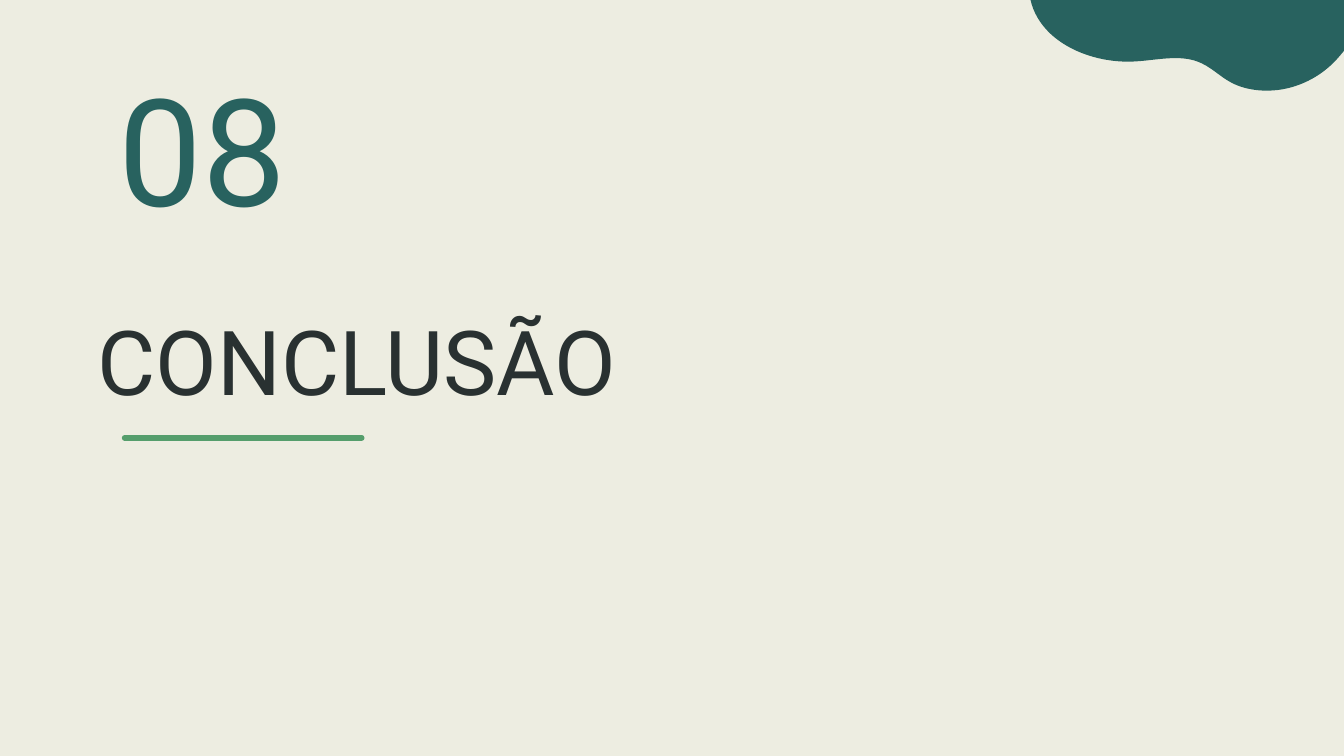
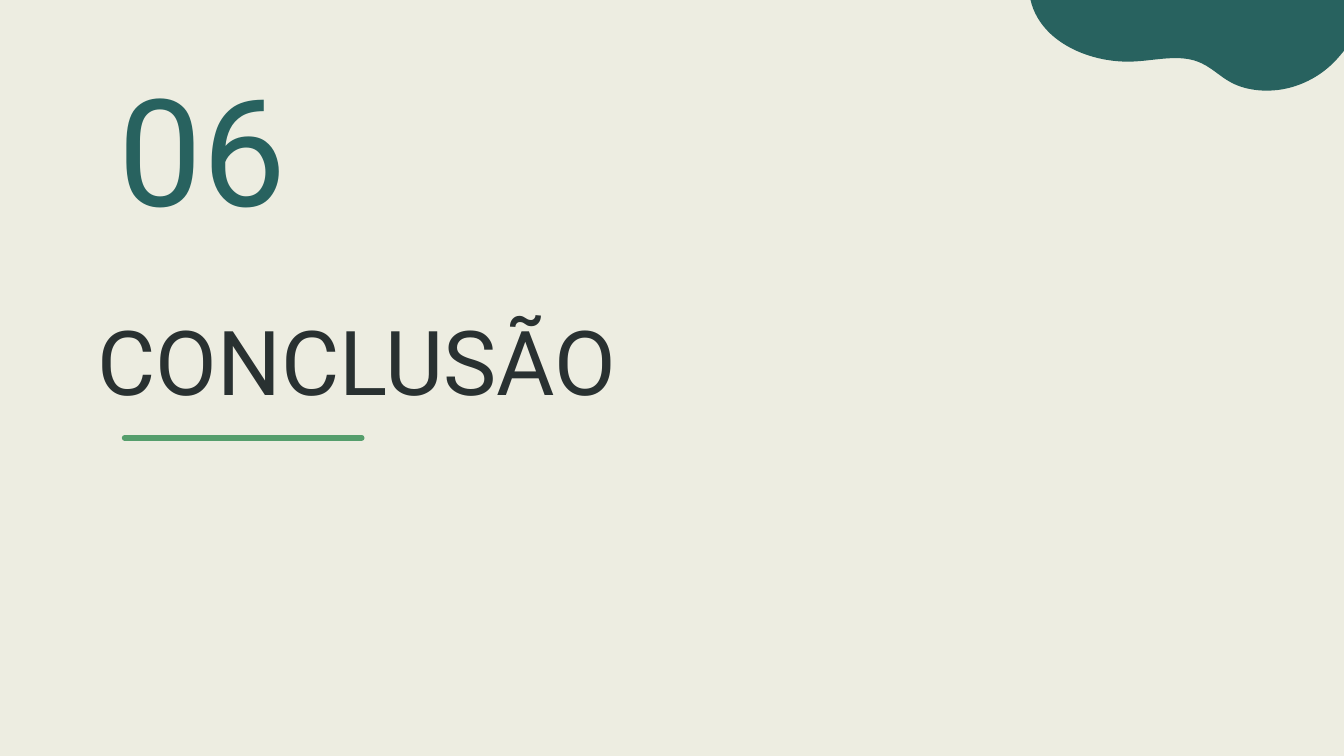
Before and after one commit to MaikonDsGomes/Sprint-2, a slide deck: slide 13 of documentacao/Apresentacao_smartBin.pptx (slide 15 before the commit). Drawn at 1344x756 pixels with LibreOffice and Linux fonts; fonts in the diff are those of the drawing. Boxes give left, top, right and bottom in pixels: in the first picture for what was removed or moved away, otherwise in the second. Text is boxed around its words. In the diff, an @@ line names an element or a change of style, - is before the commit and + after.

```diff
--- a/documentacao/Apresentacao_smartBin.pptx
+++ b/documentacao/Apresentacao_smartBin.pptx
@@ title at [118, 98, 286, 208]: text changed @@
-08
+06
```
Also in this commit, not shown: 4 other slides changed, 2 slides added, 4 slides removed.
